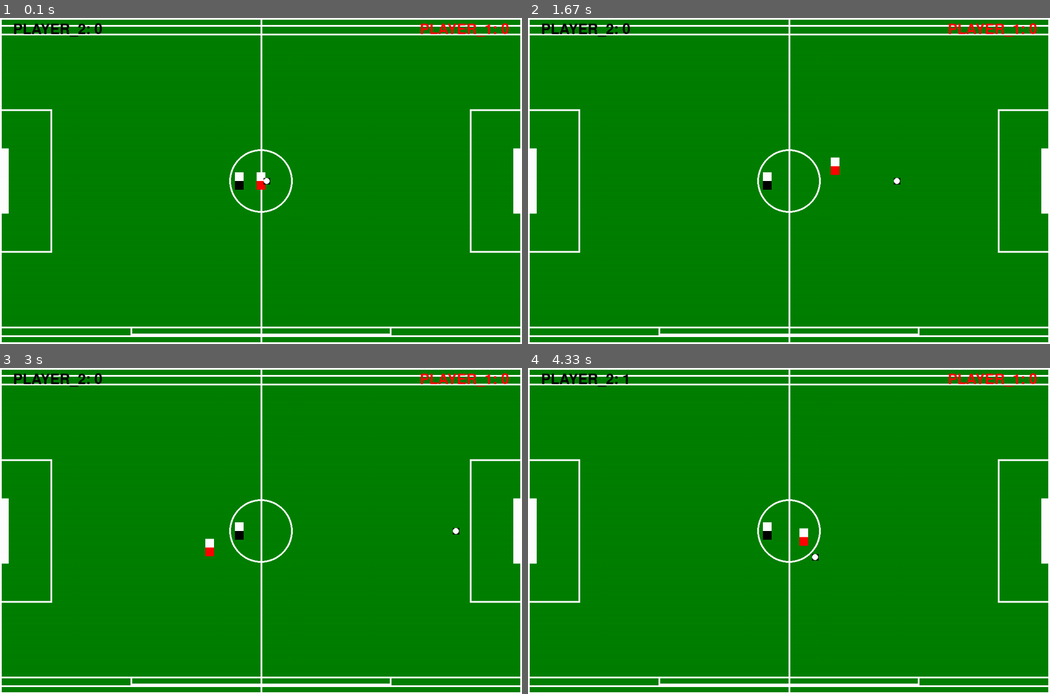
Above: before the commit, frames 1-4 (two rows, left to right).
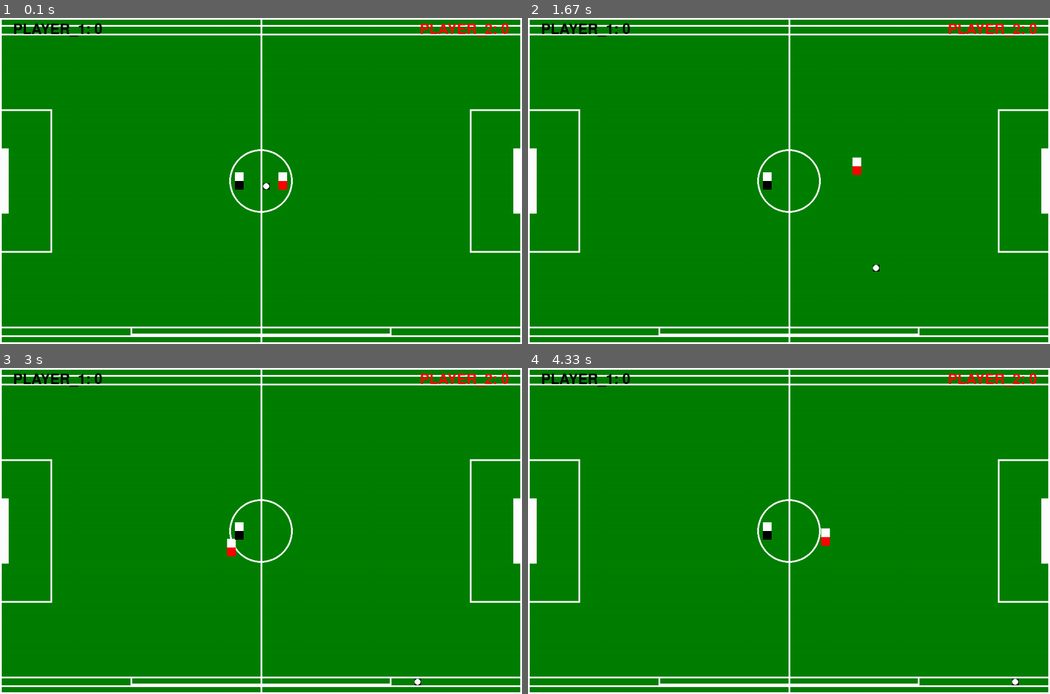
Above: after the commit, the same moments.

Repository: stpf99/pygame_games
Game: pygame game, started from football.py
The game is run twice, just before and just after one commit, with the same random seed, the same clock (stepped at 60 frames per second) and the same inputs.
Inputs:
- Up to frame 1 (0.1 s): no input
- Up to frame 2 (1.67 s): hold Right 0.33-0.8 s; hold Up 0.83-1.13 s; hold Right 1.17-1.63 s
- Up to frame 3 (3 s): hold Left 1.67-2.2 s; hold Down 2.23-2.53 s; hold Left 2.57-2.97 s
- Up to frame 4 (4.33 s): hold Up 3-3.37 s; hold Right 3.4-4.03 s; hold Down from 4.07 s (still down)

The runs differ from the first frame. In frame 1, 0.3% of the frame differs, in the area x 15-95%, y 1-53%; in frame 2, 0.3%; in frame 3, 0.3%; in frame 4, 0.3%, in the area x 15-95%, y 1-98%.

Commit message:
Add files via upload

Diff:
--- a/football.py
+++ b/football.py
@@ -191,7 +191,7 @@
 
 # Utworzenie obiektów boiska, piłkarzy, piłki, linii bramki i bramek
 field = Field()
-player1 = Player1(WIDTH // 2, HEIGHT // 2, color_top=WHITE, color_bottom=RED)
+player1 = Player1(WIDTH // 2 + 50, HEIGHT // 2, color_top=WHITE, color_bottom=RED)
 player2 = Player2(WIDTH // 2 - 50, HEIGHT // 2, color_top=WHITE, color_bottom=BLACK)
 ball = Ball(WIDTH // 2, HEIGHT // 2)
 goal_width = 4
@@ -252,8 +252,8 @@
     all_sprites.draw(screen)
 
     font = pygame.font.Font(None, 48)
-    label1 = font.render(f"PLAYER_1: {player1.goals_scored}", True, RED)
-    label2 = font.render(f"PLAYER_2: {player2.goals_scored}", True, BLACK)
+    label1 = font.render(f"PLAYER_2: {player1.goals_scored}", True, RED)
+    label2 = font.render(f"PLAYER_1: {player2.goals_scored}", True, BLACK)
 
     screen.blit(label2, (30, 10))
     screen.blit(label1, (WIDTH - label2.get_width() - 30, 10))
